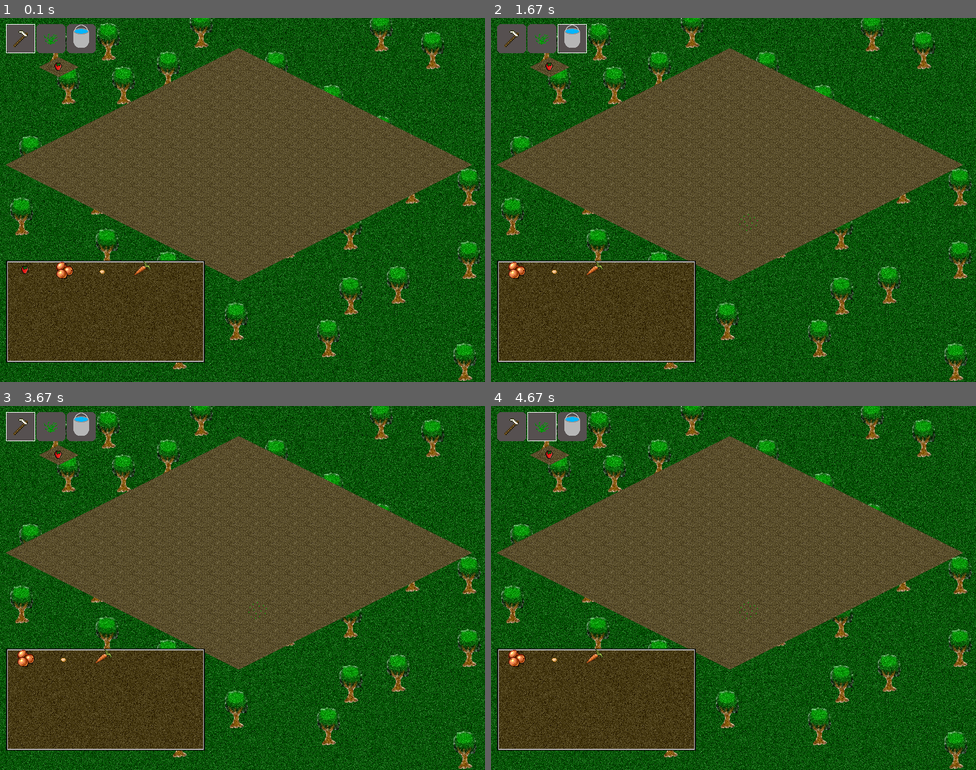
Above: before the commit, frames 1-4 (two rows, left to right).
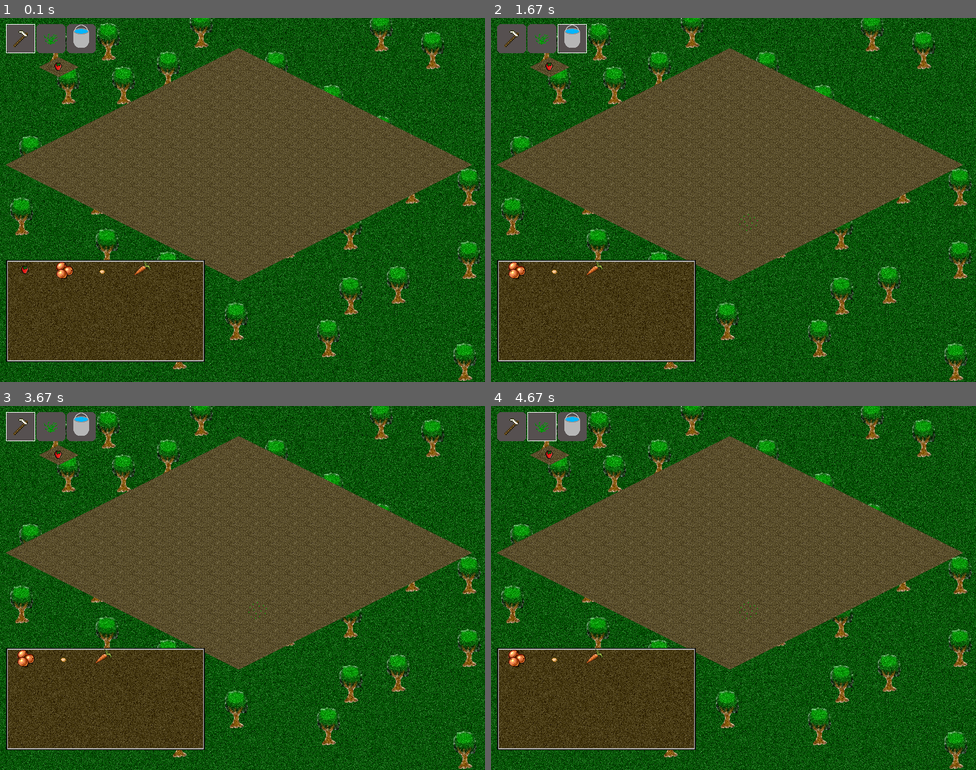
Above: after the commit, the same moments.

Repository: orneo1212/PythonFarmGame
Game: pygame game, started from pyFarmGame.py
Two runs of this game, one before a commit and one after it. Both use one fixed random seed, a clock stepped at 60 frames per second and the inputs below. The source is Python 2; it was converted automatically to run under Python 3.
Inputs (mouse positions are in pixels of both pictures, inside the frame that each line leads up to):
- Up to frame 1 (0.1 s): no input
- Up to frame 2 (1.67 s): click (539, 39) at 0.38 s; click (733, 221) at 0.72 s; click (583, 287) at 1.05 s; tap 3 at 1.33 s
- Up to frame 3 (3.67 s): tap 1 at 2.17 s; tap 3 at 2.5 s; click (19, 427) at 3.38 s
- Up to frame 4 (4.67 s): tap 3 at 3.73 s; tap 2 at 4.5 s

The runs differ from the first frame. In frame 1, 4.2% of the frame differs, in the area x 1-43%, y 66-95%; in frame 2, 4.2%; in frame 3, 4.2%; in frame 4, 4.2%.

Commit message:
inventory moved a bit. clicking in inventory select plant tool. fixed update field when gro is complete

Diff:
--- a/farmlib/farmfield.py
+++ b/farmlib/farmfield.py
@@ -76,10 +76,14 @@
     def update(self):
         """update a farmtiles"""
 
+        modified=False
+
         #update each farmtile
         for farmtile in self.farmtiles.values():
             if farmtile['seed']:
-                farmtile['seed'].update(farmtile)
+                ret=farmtile['seed'].update(farmtile)
+                if ret:modified=True
+        return modified
 
     def save_farmfield(self, filename):
         """Save farmfield to xml file"""
--- a/farmlib/seed.py
+++ b/farmlib/seed.py
@@ -47,6 +47,8 @@
             if self.growtimeremaining==0:
                 self.growing=False
                 self.to_harvest=True
+                return True
+        return False #  not updated
 
     def start_grow(self):
         """Start seed growing"""
--- a/pyFarmGame.py
+++ b/pyFarmGame.py
@@ -42,9 +42,9 @@
         pygame.display.set_caption("PyFarmGame")
 
         self.running=True
-        self.farmoffset=(212,50)
-        self.inventoryoffset=(10,400)
-        self.inventorysize=(5,5)
+        self.farmoffset=(212, 50)
+        self.inventoryoffset=(10, 400)
+        self.inventorysize=(5, 5)
 
         self.notifyfont=pygame.font.Font("droidsansmono.ttf",12)
 
@@ -57,7 +57,8 @@
                 self.itemscounter[str(i)]=0
 
         #update a farm
-        self.farm.update()
+        modified=self.farm.update()
+        if modified:self.generate_field_sprites()
 
     def events(self):
         """Events handler"""
@@ -104,6 +105,7 @@
                 itemid=index[1]*self.inventorysize[0]+index[0]
                 if itemid<len(self.inventory):
                     self.currentseed=self.inventory[itemid]
+                    self.currenttool='plant'
 
             #events for tools
             if pygame.Rect((10,10,48,48)).collidepoint((mx,my)):
@@ -187,7 +189,8 @@
 
         #draw inventory
         img=self.images['inventory']
-        screen.blit(img, self.inventoryoffset)
+        invpos=self.inventoryoffset[0], self.inventoryoffset[1]-1
+        screen.blit(img, invpos)
         #draw inv items
         counterx=0
         countery=0
